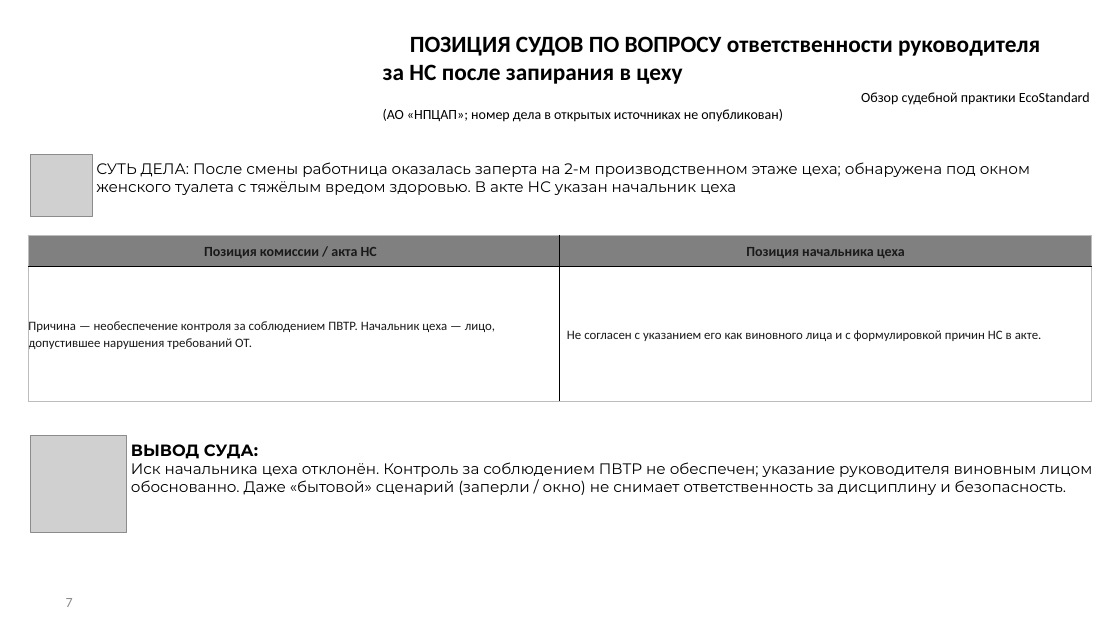
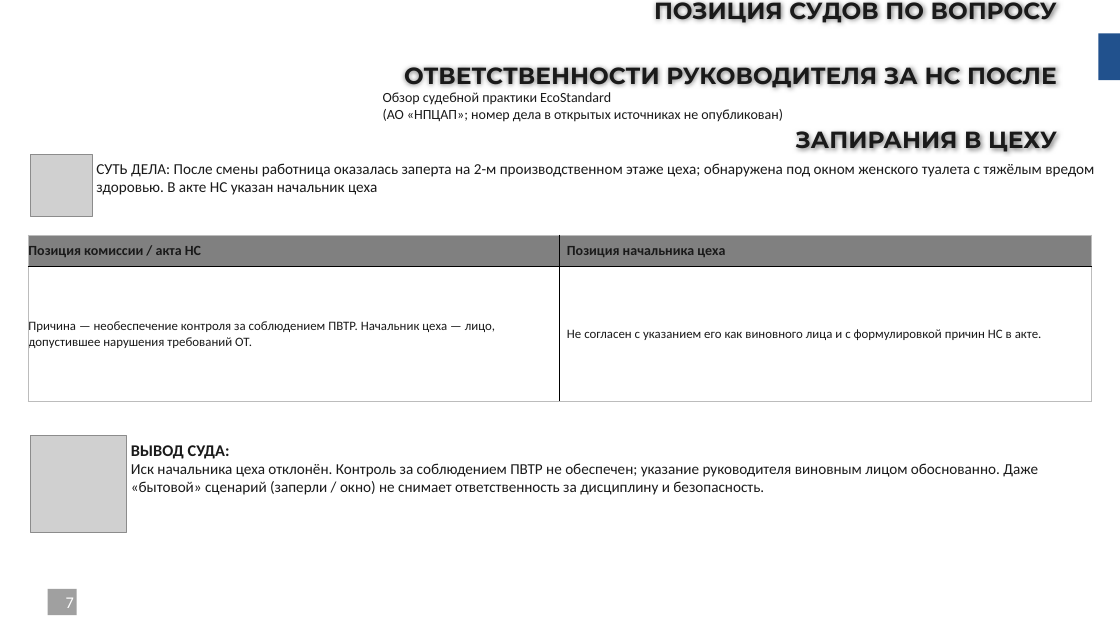
Before and after one commit to lysakalenushka-hash/-, a slide deck: slide 7 of Презентация_треш_кейсы_ОТ_желтые.pptx. Drawn at 1120x630 pixels with LibreOffice and Linux fonts; fonts in the diff are those of the drawing; grey boxes stand for pictures; background and template pictures are left out. Boxes give left, top, right and bottom in pixels: in the first picture for what was removed or moved away, otherwise in the second. Text is boxed around its words. In the diff, an @@ line names an element or a change of style, - is before the commit and + after.

```diff
--- a/Презентация_треш_кейсы_ОТ_желтые.pptx
+++ b/Презентация_треш_кейсы_ОТ_желтые.pptx
@@ title at (404,0,1057,154): text changed; font Calibri to Montserrat; text colour #000000 to #1A1A1A @@
-ПОЗИЦИЯ СУДОВ ПО ВОПРОСУ ответственности руководителя за НС после запирания в цеху
+ПОЗИЦИЯ СУДОВ ПО ВОПРОСУ ОТВЕТСТВЕННОСТИ РУКОВОДИТЕЛЯ ЗА НС ПОСЛЕ ЗАПИРАНИЯ В ЦЕХУ
@@ rectangle added at (1099,34,1120,81), fill #21518D @@
@@ text "Обзор судебной практики EcoStandard" at (383,92,783,122): text colour #000000 to #1A1A1A; alignment right to left @@
@@ text "СУТЬ ДЕЛА: После смены работница ..." at (96,163,1094,195): font Montserrat to Calibri, text colour #000000 to #1A1A1A @@
@@ table at (29,235,1092,402) @@
@@ alignment centre to left @@
@@ line spacing 1.07 to 1 @@
@@ less space between paragraphs @@
@@ text "ВЫВОД СУДА:" at (131,445,1038,495): font Montserrat to Calibri, text colour #000000 to #1A1A1A @@
@@ rectangle added at (48,589,77,615), fill #535353 at 55% opacity @@
@@ page number at (66,597,74,608): size 12 to 14 pt, text colour #8C8C8C to #FFFFFF @@
```
Also in this commit, not shown: 7 other slides changed.
